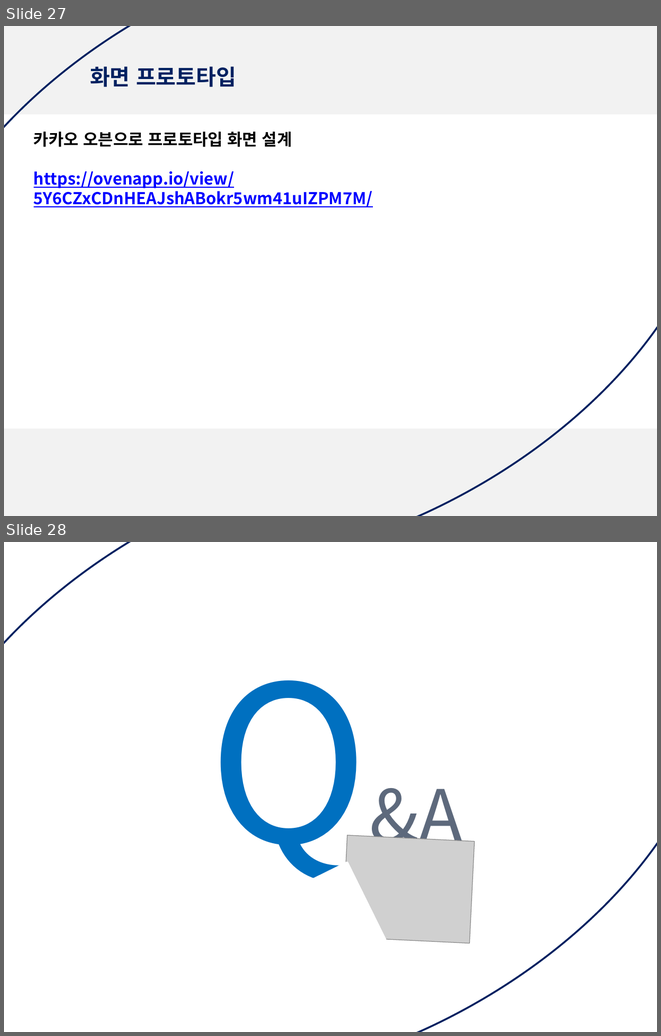
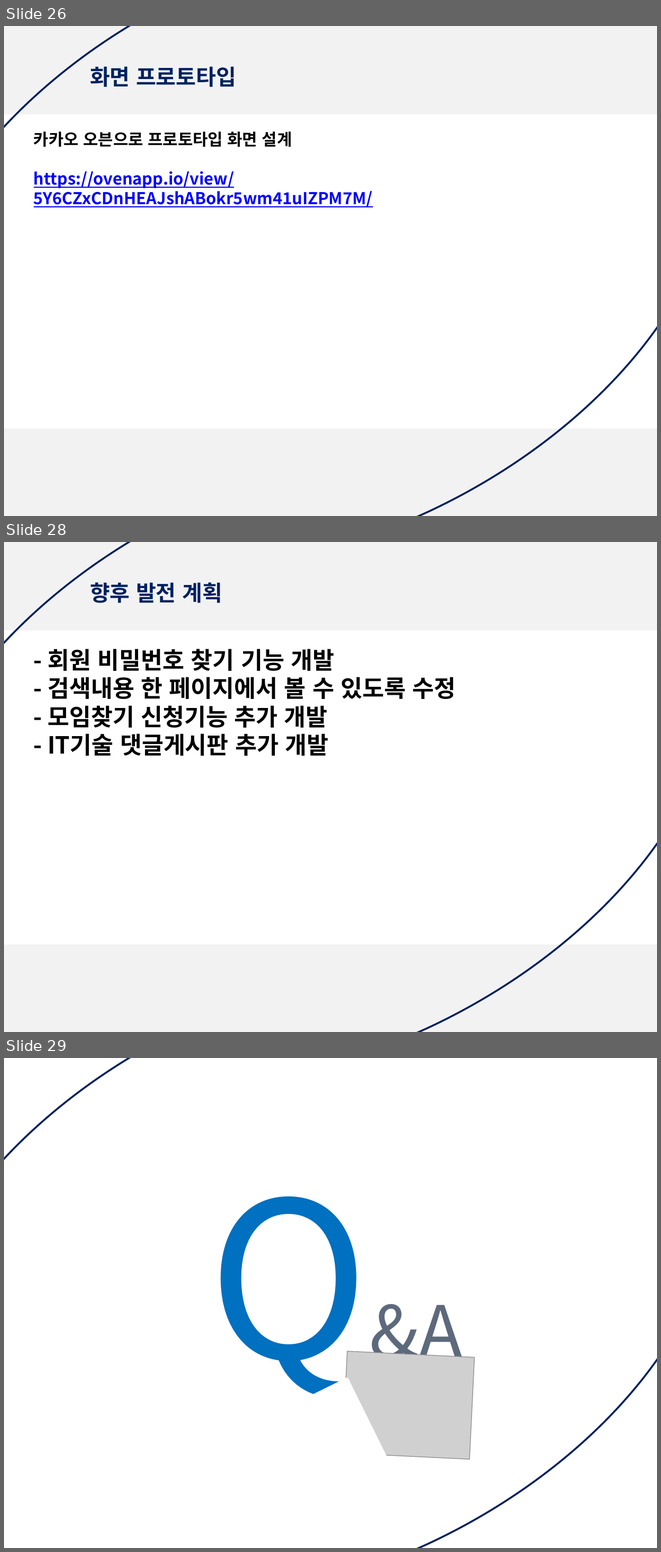
Before and after one commit to yeajinlee/ITP-team, a slide deck: multi_final/문서/3차 5조 2-15일 발표 자료(최종)/final_project_03.15 발표.pptx. Shown one above the other, each under a label of ours: slides 27 and 28 before the commit, slides 26, 28 and 29 after it; the slides between them are not shown. The pictures are 661x1036 and 661x1552 pixels, drawn with LibreOffice and Linux fonts; fonts in the diff are those of the drawing; grey boxes stand for pictures. Boxes give left, top, right and bottom in pixels: in the first picture for what was removed or moved away, otherwise in the second. Text is boxed around its words. In the diff, an @@ line names an element or a change of style, - is before the commit and + after.

Commit message:
pptdb수정,향후계획추가

```diff
--- a/multi_final/문서/3차 5조 2-15일 발표 자료(최종)/final_project_03.15 발표.pptx
+++ b/multi_final/문서/3차 5조 2-15일 발표 자료(최종)/final_project_03.15 발표.pptx
@@ slide 28 added at [4,542,657,1032], background #FFFFFF @@
@@ rectangle added at [4,542,657,630], fill #F2F2F2 @@
@@ teardrop added at [4,542,657,1032], outline #002060 2 pt @@
@@ text added at [90,582,222,603], 24 pt, text #002060, bold @@
+향후 발전 계획
@@ text added at [47,649,456,756], 26 pt, text #000000, bold @@
+- 회원 비밀번호 찾기 기능 개발
+- 검색내용 한 페이지에서 볼 수 있도록 수정
+- 모임찾기 신청기능 추가 개발
+- IT기술 댓글게시판 추가 개발
@@ rectangle added at [4,944,657,1032], fill #F2F2F2 @@
@@ what was slide 27 is now slide 26 @@
@@ what was slide 28 is now slide 29 @@
```
Also in this commit, not shown: 2 slides changed, 1 other slide added, 1 slide removed.
